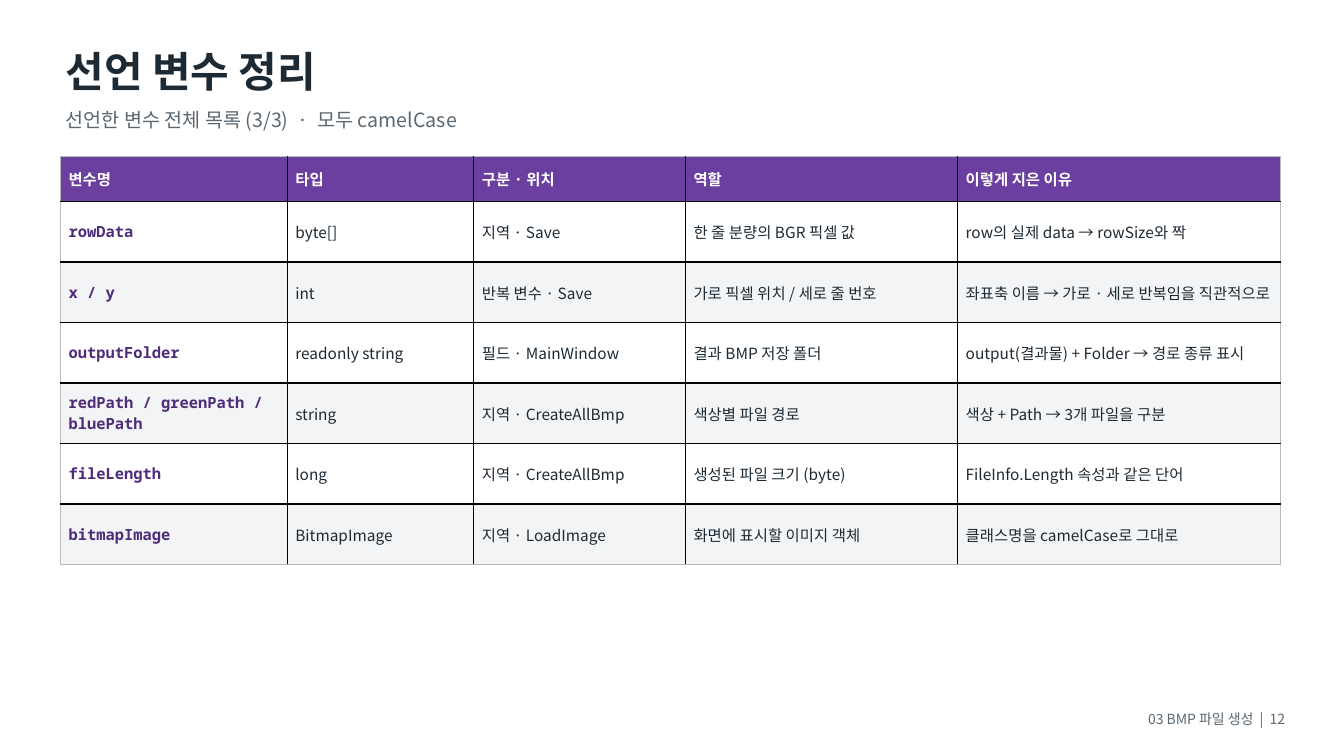
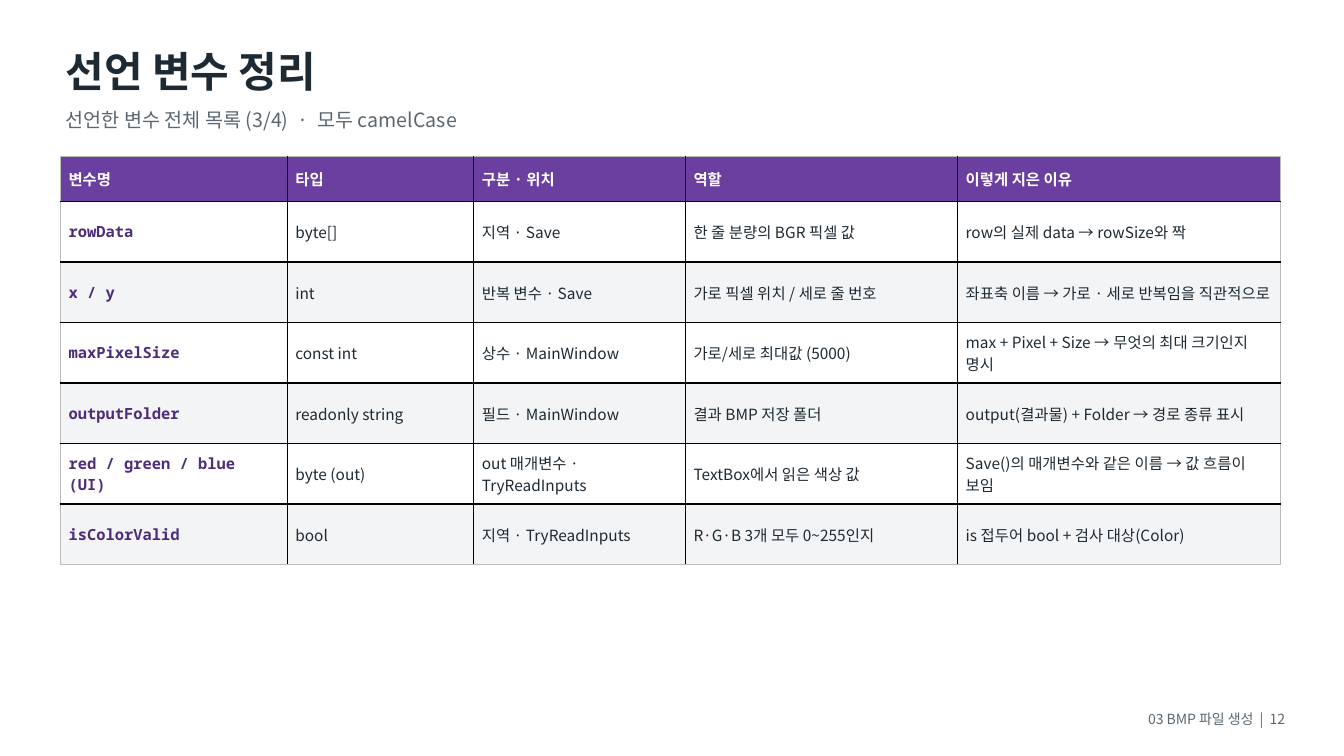
Before and after one commit to ehddnjs198/Seminar, a slide deck: slide 12 of PPT/03_BMP파일생성.pptx. Drawn at 1344x756 pixels with LibreOffice and Linux fonts; fonts in the diff are those of the drawing. Boxes give left, top, right and bottom in pixels: in the first picture for what was removed or moved away, otherwise in the second. Text is boxed around its words. In the diff, an @@ line names an element or a change of style, - is before the commit and + after.

```diff
--- a/PPT/03_BMP파일생성.pptx
+++ b/PPT/03_BMP파일생성.pptx
@@ text at (65, 111, 457, 131): text changed @@
-선언한 변수 전체 목록 (3/3) · 모두 camelCase
+선언한 변수 전체 목록 (3/4) · 모두 camelCase
@@ table at (60, 156, 1280, 565) @@
+row 4: maxPixelSize | const int | 상수 · MainWindow | 가로/세로 최대값 (5000) | max + Pixel + Size → 무엇의 최대 크기인지 명시
-row 5: redPath / greenPath / bluePath | string | 지역 · CreateAllBmp | 색상별 파일 경로 | 색상 + Path → 3개 파일을 구분
-row 6: fileLength | long | 지역 · CreateAllBmp | 생성된 파일 크기 (byte) | FileInfo.Length 속성과 같은 단어
-row 7: bitmapImage | BitmapImage | 지역 · LoadImage | 화면에 표시할 이미지 객체 | 클래스명을 camelCase로 그대로
+row 6: red / green / blue (UI) | byte (out) | out 매개변수 · TryReadInputs | TextBox에서 읽은 색상 값 | Save()의 매개변수와 같은 이름 → 값 흐름이 보임
+row 7: isColorValid | bool | 지역 · TryReadInputs | R·G·B 3개 모두 0~255인지 | is 접두어 bool + 검사 대상(Color)
```
Also in this commit, not shown: 8 other slides changed, 2 slides added, 1 slide removed, 4 other files.
